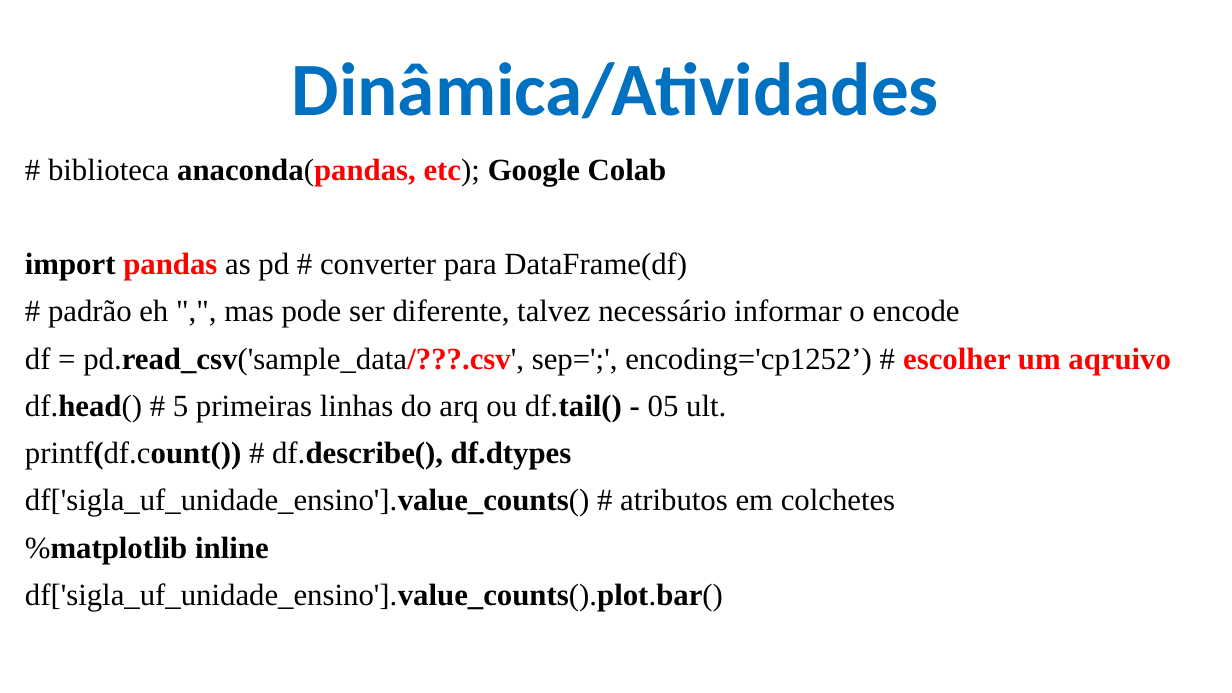
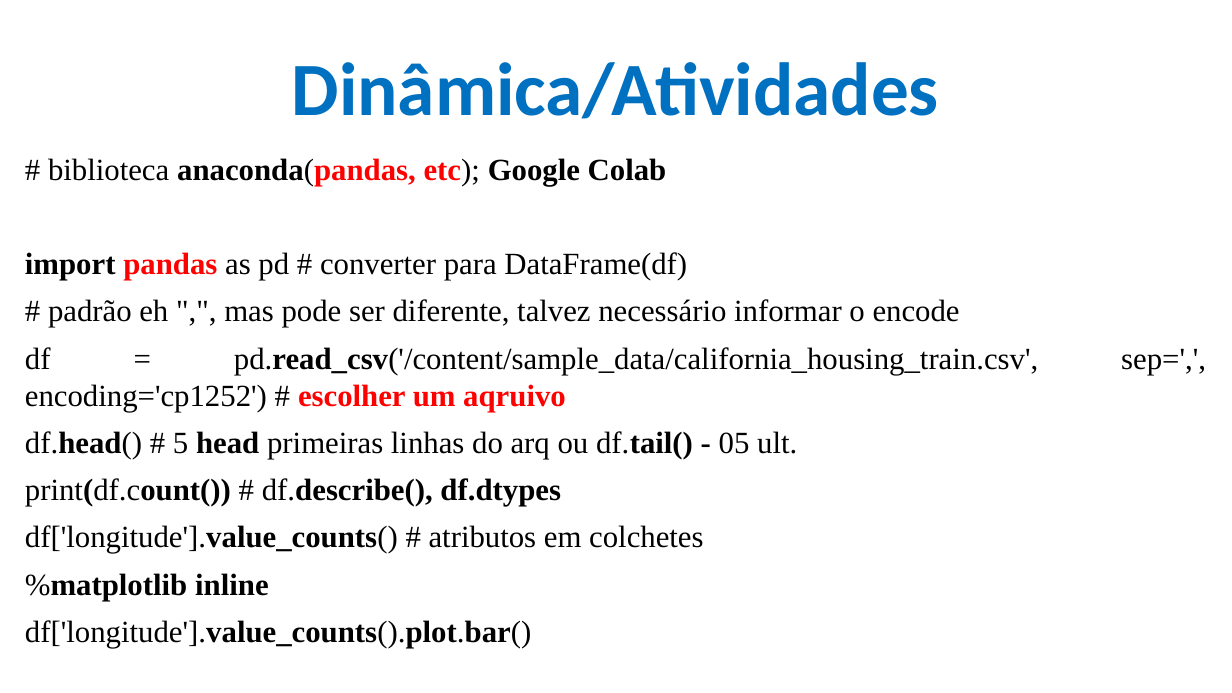
Before and after one commit to CloudEducationBrazil/WydenArea1AplicacaoCloudIndustria40Python, a slide deck: slide 21 of 01 Classes/Aula 10 - Aplicação Cloud Indústria 40 Python Integração Cloud Big Data Parte 1.pptx. Drawn at 1232x693 pixels with LibreOffice and Linux fonts; fonts in the diff are those of the drawing; background and template pictures are left out. Boxes give left, top, right and bottom in pixels: in the first picture for what was removed or moved away, otherwise in the second. Text is boxed around its words. In the diff, an @@ line names an element or a change of style, - is before the commit and + after.

Commit message:
Big Data IoT Python UniRuy Wyden Google COLAB....

```diff
--- a/01 Classes/Aula 10 - Aplicação Cloud Indústria 40 Python Integração Cloud Big Data Parte 1.pptx
+++ b/01 Classes/Aula 10 - Aplicação Cloud Indústria 40 Python Integração Cloud Big Data Parte 1.pptx
@@ text at (25,347,1038,553): text changed @@
-df = pd.read_csv('sample_data/???.csv', sep=';', encoding='cp1252’) # escolher um aqruivo
-df.head() # 5 primeiras linhas do arq ou df.tail() - 05 ult.
-printf(df.count()) # df.describe(), df.dtypes
-df['sigla_uf_unidade_ensino'].value_counts() # atributos em colchetes
+df = pd.read_csv('/content/sample_data/california_housing_train.csv', sep=',', encoding='cp1252') # escolher um aqruivo
+df.head() # 5 head primeiras linhas do arq ou df.tail() - 05 ult.
+print(df.count()) # df.describe(), df.dtypes
+df['longitude'].value_counts() # atributos em colchetes
@@ text at (25,620,531,648): text changed @@
-df['sigla_uf_unidade_ensino'].value_counts().plot.bar()
+df['longitude'].value_counts().plot.bar()
```
